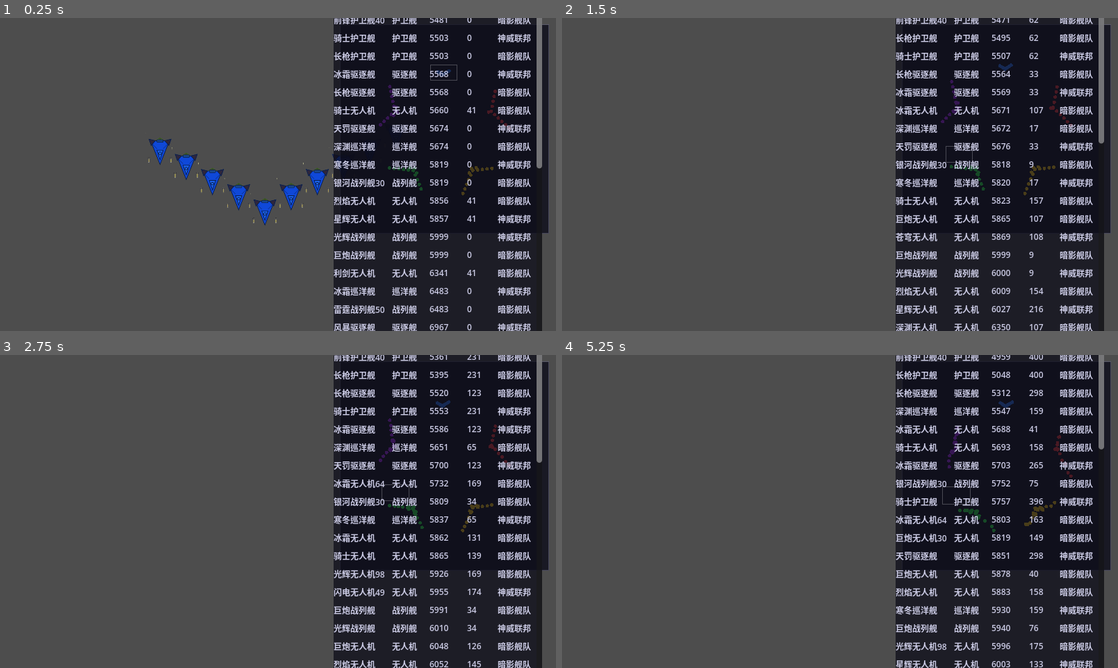
Above: before the commit, frames 1-4 (two rows, left to right).
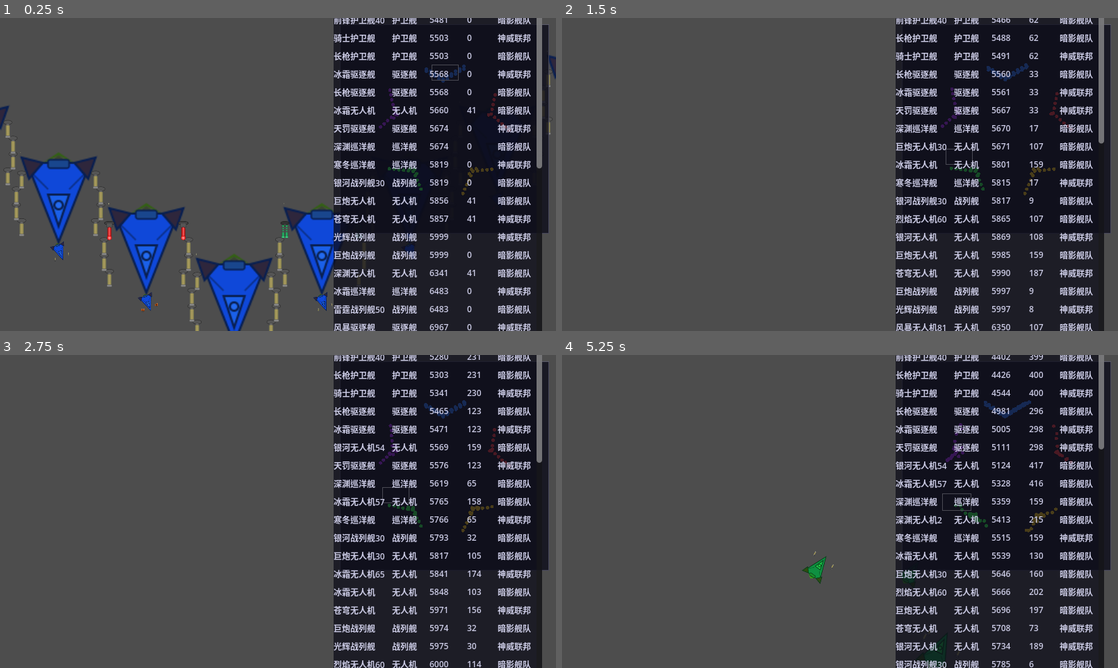
Above: after the commit, the same moments.

Repository: ZhanXuzhao/SpaceRTS
Game: Godot game, scene res://scenes/main.tscn
Same seed, same stepped clock (60 frames per second), same inputs: the game is played once before the commit and once after it.
Inputs (mouse positions are in pixels of both pictures, inside the frame that each line leads up to):
- Up to frame 1 (0.25 s): no input
- Up to frame 2 (1.5 s): click (995, 21) at 0.52 s; tap Enter at 1.25 s; move the mouse to (962, 158) at 1.27 s; hold W from 1.28 s (still down); tap R at 1.35 s; click (962, 158) at 1.42 s
- Up to frame 3 (2.75 s): release W at 2 s; drag from (166, 527) to (250, 574) at 2.02 s
- Up to frame 4 (5.25 s): move the mouse to (895, 442) at 2.77 s; hold W 2.78-3.5 s; tap H at 2.85 s; drag from (812, 574) to (673, 464) at 3.52 s; move the mouse to (1006, 558) at 4.27 s; hold A 4.28-5 s; tap G at 4.35 s; drag from (673, 464) to (756, 433) at 5.02 s

The runs differ from the first frame. In frame 1, 10% of the frame differs, in the area x 0-100%, y 11-100%; in frame 2, 3.1%; in frame 3, 4.1%; in frame 4, 5.7%.

Commit message:
武器配置系统：game_config 可配置每船型多组武器方案
- game_config: 新增 WEAPON_CONFIGS 字典和武器类型常量
  (1=子弹, 2=导弹, 3=激光, 4=PD, -1=随机)
- weapon: 新增 create_by_type 映射数字→武器
- main: _create_unit 改从 WEAPON_CONFIGS 随机选一组配置生成武器
- main: 移除不再使用的 _weapon_loadout_cache

Diff:
--- a/game_config.gd
+++ b/game_config.gd
@@ -90,12 +90,34 @@
 # ===== 相机 =====
 const SCROLL_SPEED := 1000.0
 
+# ===== 武器配置 =====
+## 武器类型常量（供 WEAPON_CONFIGS 使用）
+const WT_BULLET := 1   # 子弹
+const WT_MISSILE := 2  # 导弹
+const WT_LASER := 3    # 激光
+const WT_PD := 4       # PD近防
+const WT_RANDOM := -1  # 随机
+
+## 武器配置：每个船型的多组配置，初始化时随机选择一组
+## 数组下标 = 第几对插槽，值 = 武器类型 (WT_RANDOM / WT_MISSILE / WT_BULLET / WT_LASER / WT_PD)
+## 键 = ShipClass 枚举值 (0=DRONE, 1=FRIGATE, 2=DESTROYER, 3=CRUISER, 4=BATTLESHIP)
+## 例如 [-1] 表示无人机1对插槽随机
+##     [[1,2], [2,3]] 表示驱逐舰有2组配置可选
+const WEAPON_CONFIGS := {
+	0: [[1]],                    # DRONE: 1对
+	1: [[1, -1]],                # FRIGATE: 2对
+	2: [[1, -1]],                # DESTROYER: 2对
+	3: [[1, -1, -1]],            # CRUISER: 3对
+	4: [[1, 1, 1, 11]],        # BATTLESHIP: 4对
+}
+
 # ===== 阵营配置 =====
 ## 二维数组：[[随机船, 护卫舰, 驱逐舰, 巡洋舰, 战列舰], ...]
 ## a.length = 阵营数量，a[0] = 玩家阵营，其余为AI阵营
+static var player = [0, 0, 0, 0, 10]
 static var f0 = [10, 0, 0, 0, 0]
 static var f1 = [0, 2, 2, 2, 1]
 static var f2 = [0, 2, 4, 2, 1]
 static var f3 = [0, 2, 2, 4, 1]
 static var f4 = [0, 2, 2, 2, 4]
-static var faction_config: Array = [[0,10],f0, f0,f0,f0]
+static var faction_config: Array = [player,f0, f0,f0,f0]
--- a/scripts/main.gd
+++ b/scripts/main.gd
@@ -25,9 +25,6 @@
 # ----- 数字键双击（镜头移动）----
 var _last_number_key: int = -1
 var _last_number_time: float = 0.0
-
-# ----- 武器配置缓存（同型号共用一套）-----
-var _weapon_loadout_cache: Dictionary = {}
 
 # ----- 游戏速度（- 减半 / = 加倍）-----
 var _game_speed: float = 1.0
@@ -1088,34 +1085,20 @@
 	add_child(unit)
 	_units.append(unit)
 
-	# 同型号飞船使用同一套武器配置
-	var loadout: Array
-	if _weapon_loadout_cache.has(class_type):
-		loadout = _weapon_loadout_cache[class_type]
-	else:
-		loadout = []
-		var pairs := unit.slot_count >> 1  # 插槽对数
-		var i := 0
-		while i < unit.slot_count:
-			var w: Weapon
-			# 仅一对武器时，不生成 PD（纯进攻性配置）
-			if pairs == 1:
-				w = Weapon.create_random_offensive()
-			# 最后一对插槽：如果前面全是 PD，强制生成非 PD 武器
-			elif pairs > 1 and i >= (pairs - 1) * 2:
-				var all_pd := true
-				for j in range(0, i, 2):
-					if loadout[j].weapon_type != Weapon.WeaponType.PD:
-						all_pd = false
-						break
-				w = Weapon.create_random_offensive() if all_pd else Weapon.create_random()
-			else:
-				w = Weapon.create_random()
-			loadout.append(w)
-			if i + 1 < unit.slot_count:
-				loadout.append(w)  # 左右一对，武器相同
-			i += 2
-		_weapon_loadout_cache[class_type] = loadout
+	# 根据 GameConfig.WEAPON_CONFIGS 生成武器配置
+	var class_idx := Unit._ship_class_tier(class_type)  # 0~4 对应 ShipClass 枚举
+	var configs: Array = GameConfig.WEAPON_CONFIGS.get(class_idx, [[-1]])
+	# 从多组配置中随机选一组
+	var config: Array = configs[randi() % configs.size()]
+	var loadout: Array = []
+	var pairs := unit.slot_count >> 1
+	for pair_idx in pairs:
+		var wt: int = config[pair_idx] if pair_idx < config.size() else GameConfig.WT_RANDOM
+		# -1 时在全武器池中随机（含PD），避免旧配置被局限
+		var w := Weapon.create_by_type(wt)
+		loadout.append(w)
+		if loadout.size() < unit.slot_count:
+			loadout.append(w)  # 左右一对，武器相同
 
 	for i in range(unit.slot_count):
 		unit._slot_weapons[i] = loadout[i]
--- a/scripts/weapon.gd
+++ b/scripts/weapon.gd
@@ -91,3 +91,13 @@
 		1: return create_missile()
 		2: return create_laser()
 	return create_bullet()
+
+
+## 根据武器类型数字创建武器（1=子弹, 2=导弹, 3=激光, 4=PD, -1=随机）
+static func create_by_type(type: int) -> Weapon:
+	match type:
+		GameConfig.WT_BULLET:  return create_bullet()
+		GameConfig.WT_MISSILE: return create_missile()
+		GameConfig.WT_LASER:   return create_laser()
+		GameConfig.WT_PD:      return create_pd()
+		_:                     return create_random()
